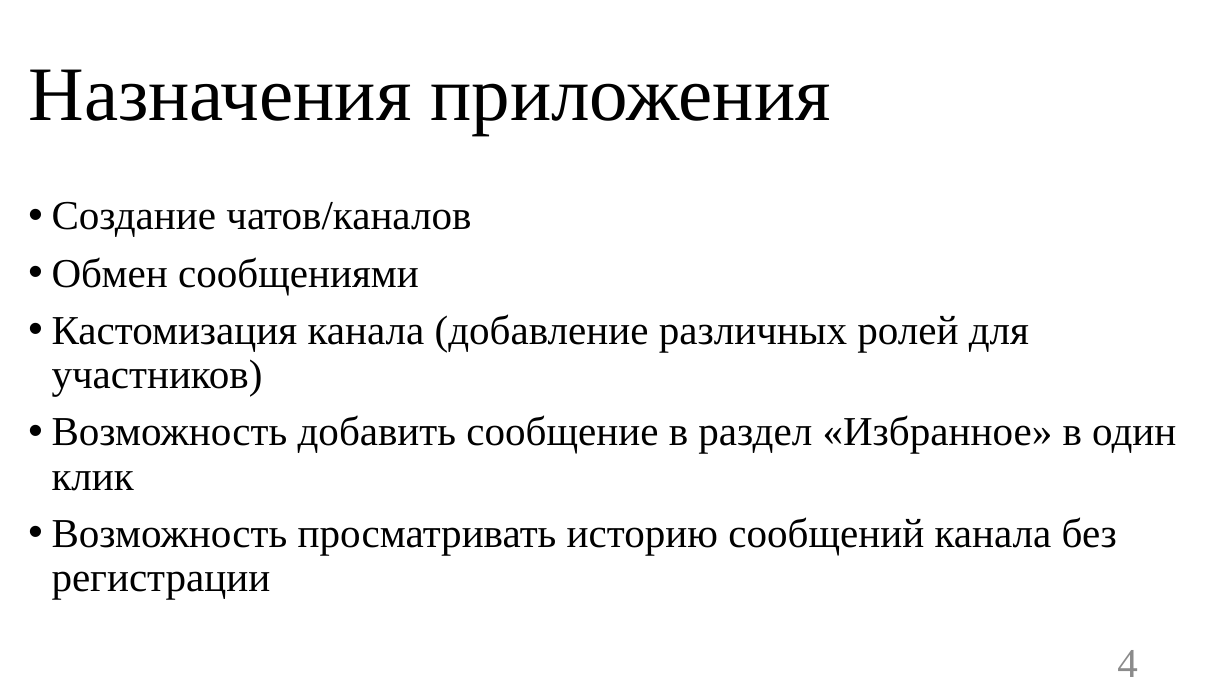
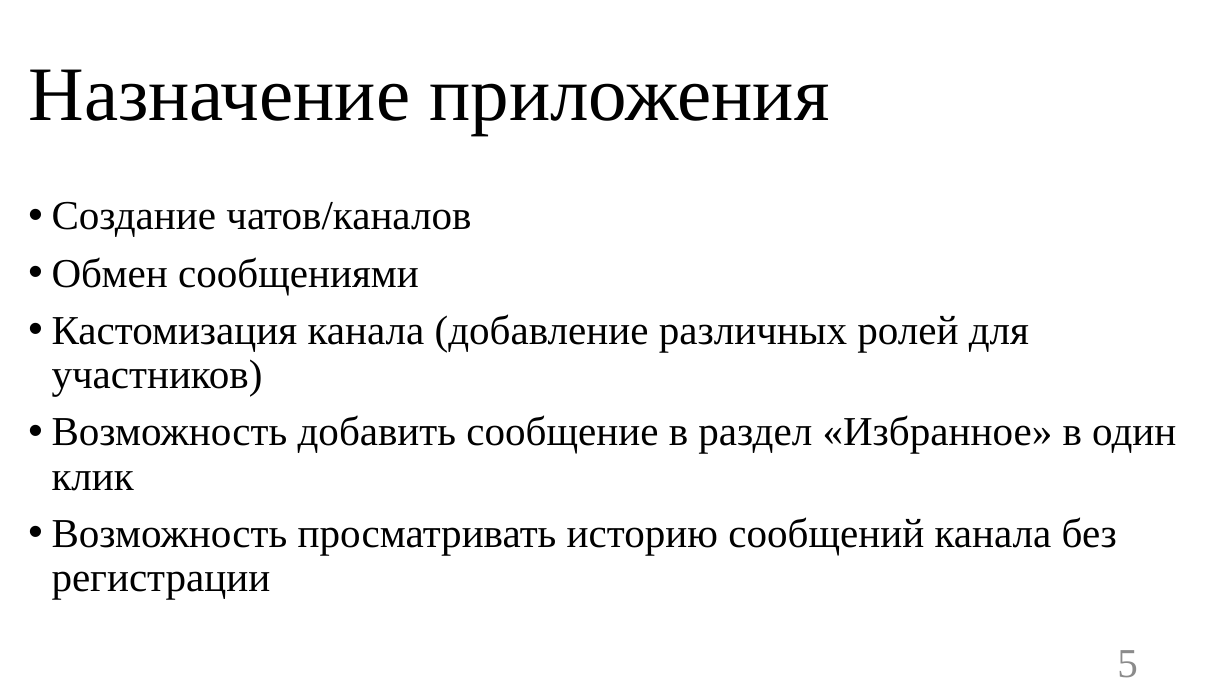
Before and after one commit to TouristTokyo/messenger_project, a slide deck: slide 5 of Documents/Презентация.pptx (slide 4 before the commit). Drawn at 1232x693 pixels with LibreOffice and Linux fonts; fonts in the diff are those of the drawing. Boxes give left, top, right and bottom in pixels: in the first picture for what was removed or moved away, otherwise in the second. Text is boxed around its words. In the diff, an @@ line names an element or a change of style, - is before the commit and + after.

```diff
--- a/Documents/Презентация.pptx
+++ b/Documents/Презентация.pptx
@@ title at <box>28,69,829,135</box>: text changed @@
-Назначения приложения
+Назначение приложения
@@ page number at <box>1117,650,1138,678</box>: text changed @@
-4
+5
```
Also in this commit, not shown: 1 slide added, 1 other file.
